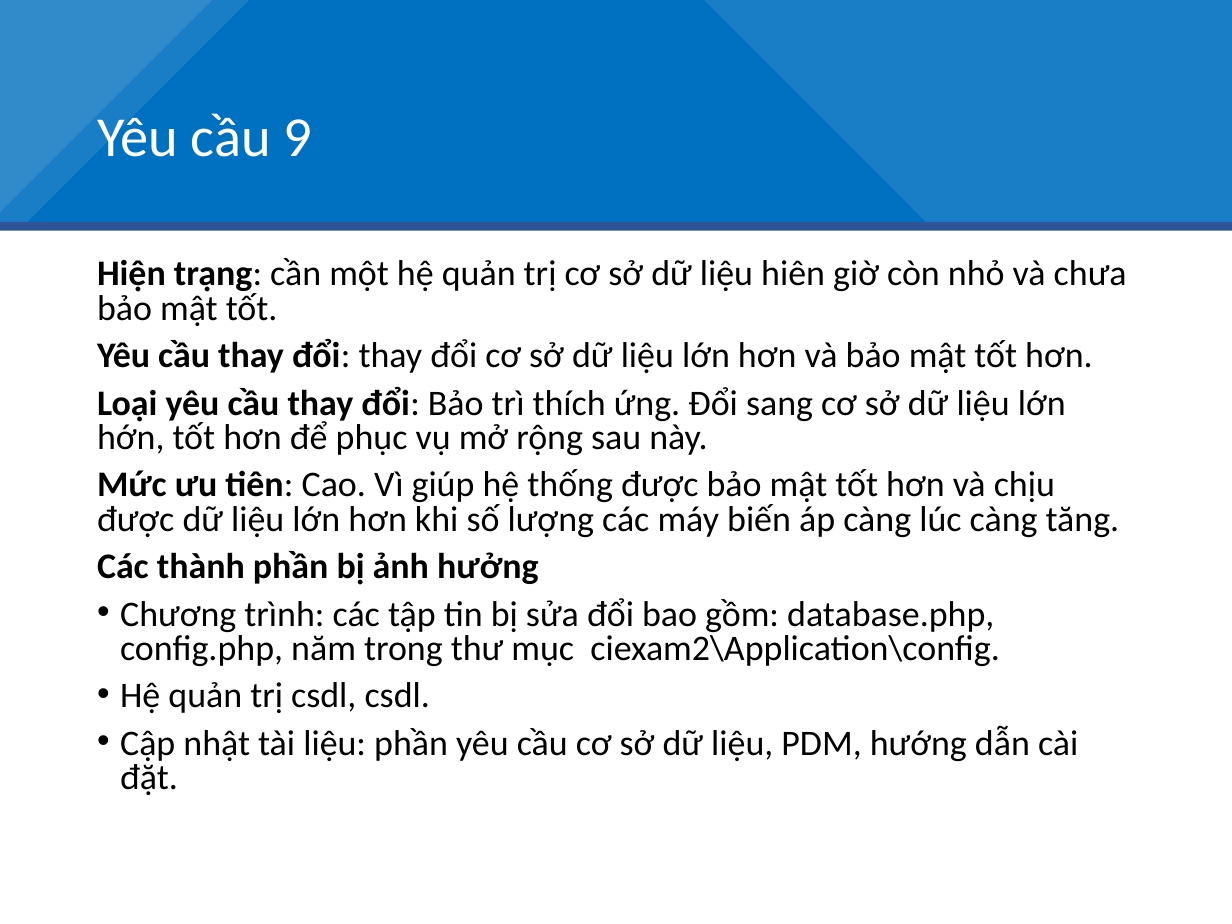
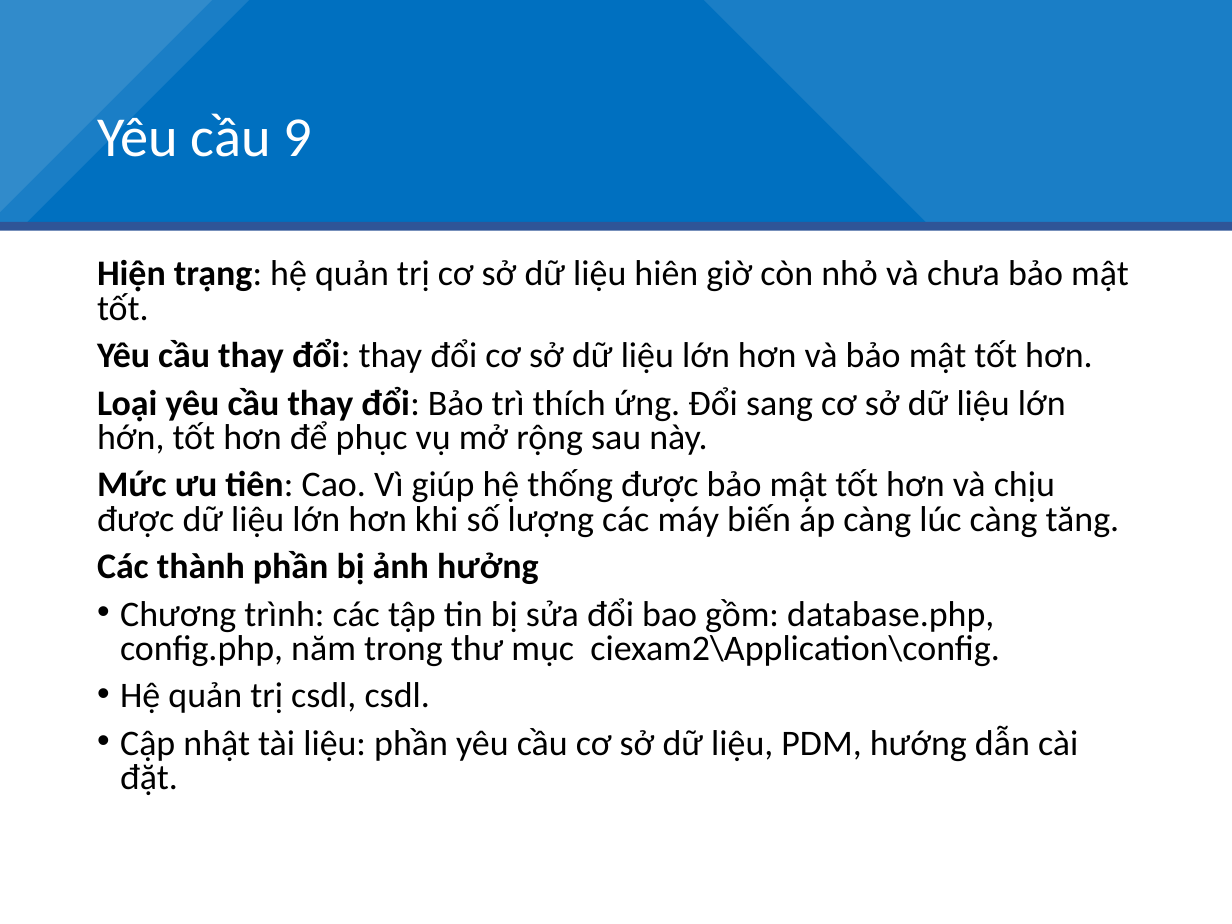
Before and after one commit to duduct/BaoTriPhanMem, a slide deck: slide 32 of BaiTap2/BT01_BT2_Slide.pptx. Drawn at 1232x924 pixels with LibreOffice and Linux fonts; fonts in the diff are those of the drawing. Boxes give left, top, right and bottom in pixels: in the first picture for what was removed or moved away, otherwise in the second. Text is boxed around its words. In the diff, an @@ line names an element or a change of style, - is before the commit and + after.

```diff
--- a/BaiTap2/BT01_BT2_Slide.pptx
+++ b/BaiTap2/BT01_BT2_Slide.pptx
@@ text at (97, 260, 1129, 321): text changed @@
-Hiện trạng: cần một hệ quản trị cơ sở dữ liệu hiên giờ còn nhỏ và chưa bảo mật tốt.
+Hiện trạng: hệ quản trị cơ sở dữ liệu hiên giờ còn nhỏ và chưa bảo mật tốt.
```
Also in this commit, not shown: 4 other slides changed.
